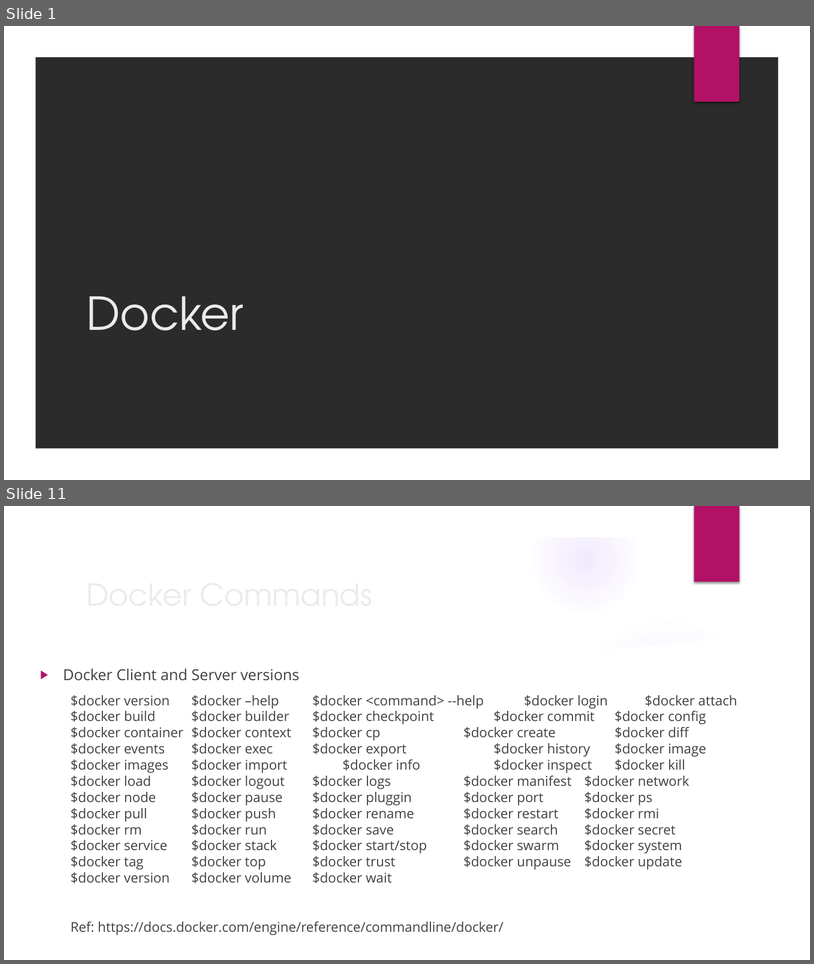
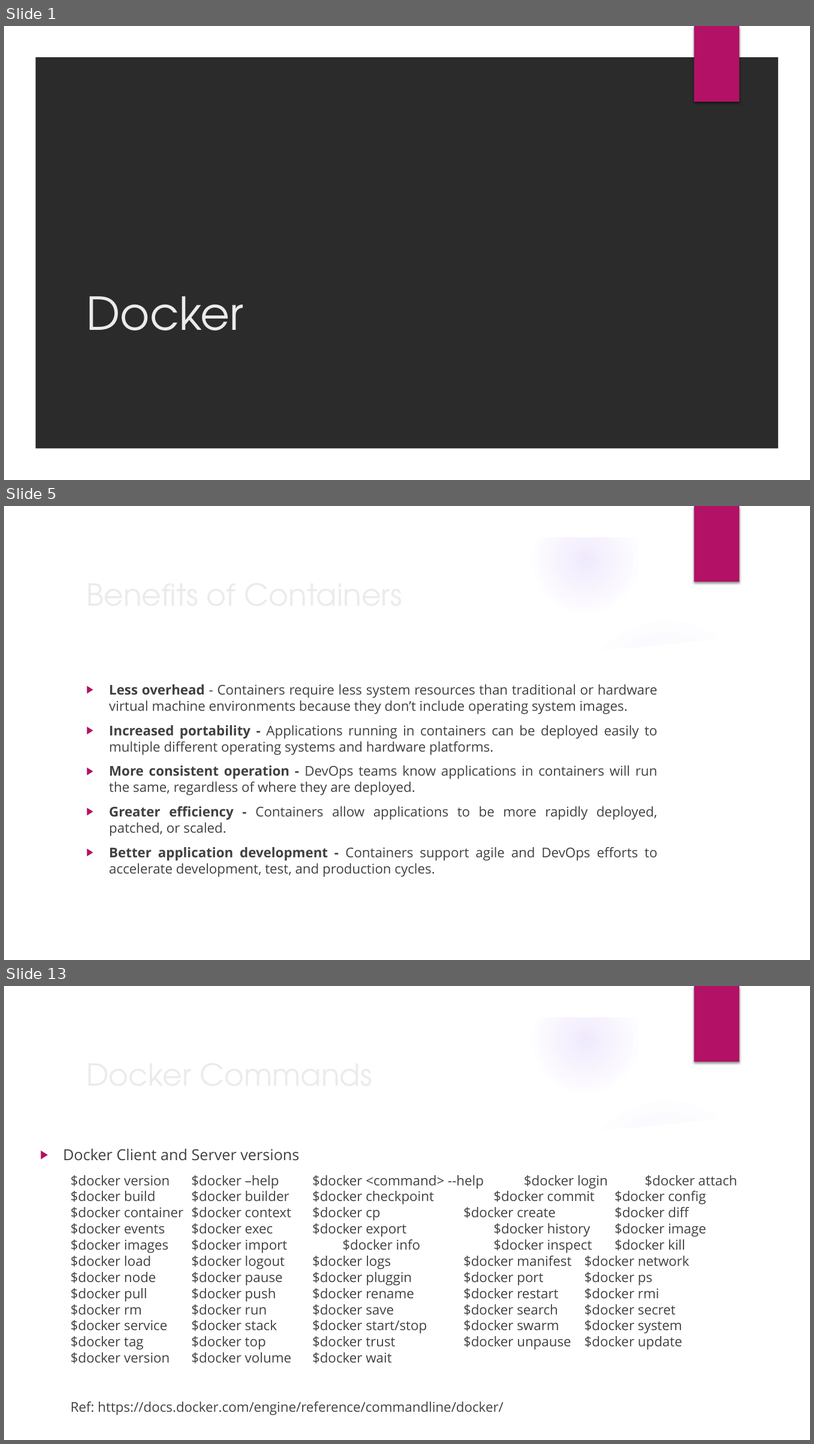
Before and after one commit to chandresh-4-u/ppts, a slide deck: docker.pptx. Shown one above the other, each under a label of ours: slides 1 and 11 before the commit, slides 1, 5 and 13 after it; the slides between them are not shown. The pictures are 814x964 and 814x1444 pixels, drawn with LibreOffice and Linux fonts; fonts in the diff are those of the drawing; background and template pictures are left out; a plain dark background stands for a picture behind light text. Boxes give left, top, right and bottom in pixels: in the first picture for what was removed or moved away, otherwise in the second. Text is boxed around its words. In the diff, an @@ line names an element or a change of style, - is before the commit and + after.

Commit message:
Benefits and Popularity

```diff
--- a/docker.pptx
+++ b/docker.pptx
@@ slide 5 added at <box>4,506,810,960</box>, background picture (left out); not listed: 9 template elements that a slide beside it also shows @@
@@ title added at <box>80,570,660,617</box>, 36 pt, text #EBEBEB @@
+Benefits of Containers
@@ text added at <box>109,684,658,876</box>, 16 pt, text #404040 @@
+▶ Less overhead - Containers require less system resources than traditional or hardware virtual machine environments because they don’t include operating system images.
+▶ Increased portability - Applications running in containers can be deployed easily to multiple different operating systems and hardware platforms.
+▶ More consistent operation - DevOps teams know applications in containers will run the same, regardless of where they are deployed.
+▶ Greater efficiency - Containers allow applications to be more rapidly deployed, patched, or scaled.
+▶ Better application development - Containers support agile and DevOps efforts to accelerate development, test, and production cycles.
@@ what was slide 11 is now slide 13 @@
```
Also in this commit, not shown: 9 slides changed, 1 other slide added.
